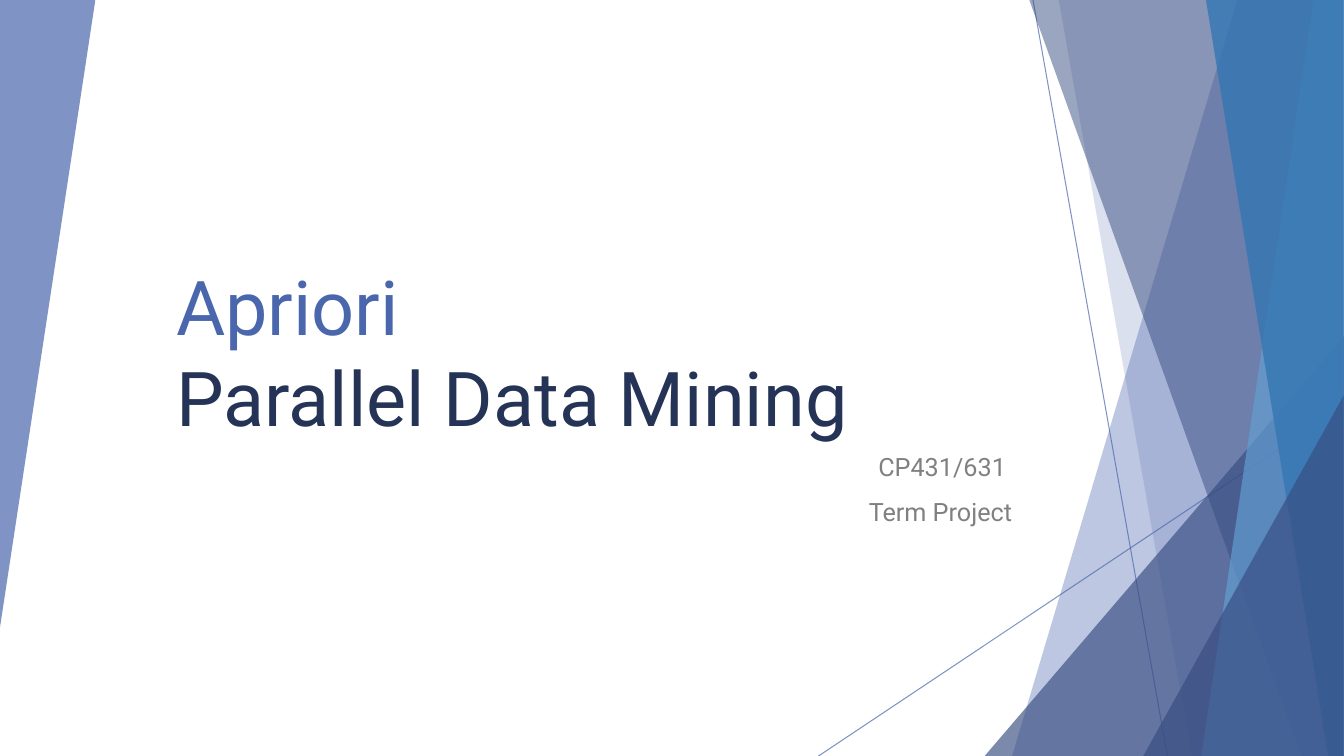
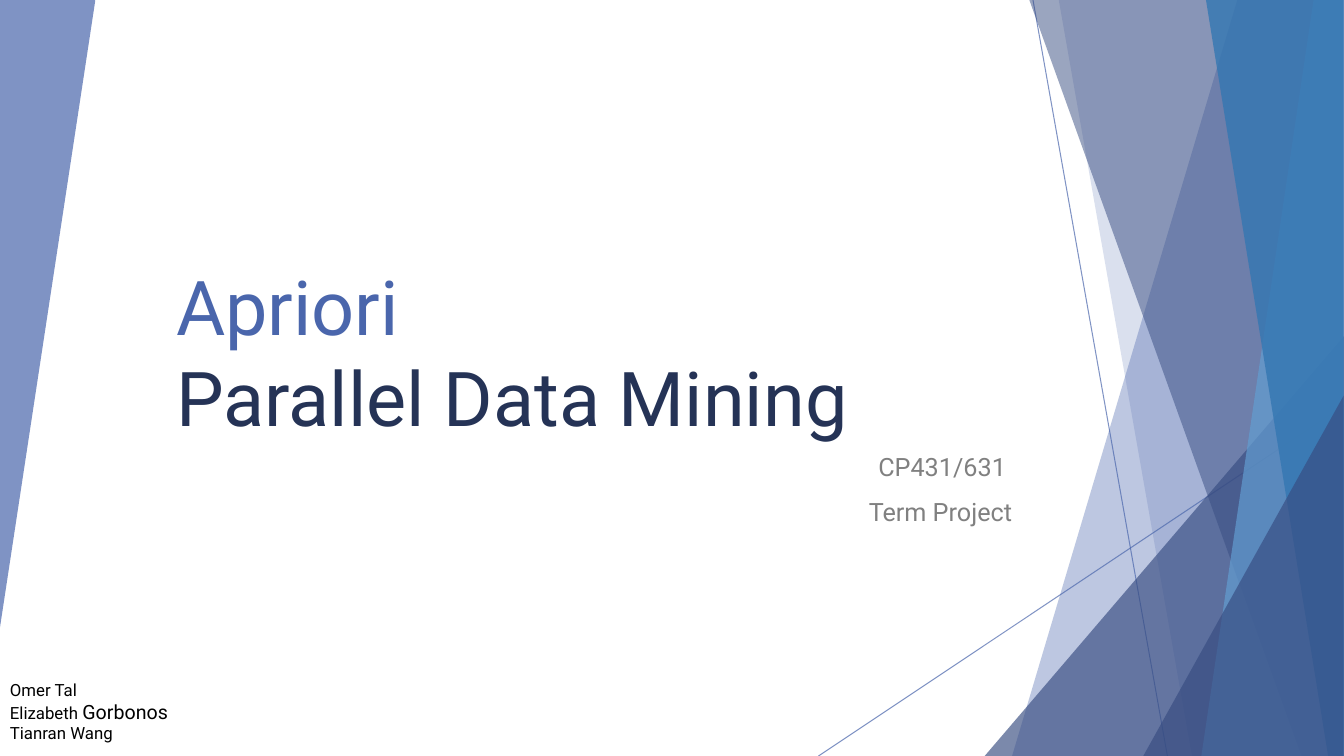
Before and after one commit to ParallelProgramming/Term-Project, a slide deck: slide 1 of Parallel Data Mining.pptx. Drawn at 1344x756 pixels with LibreOffice and Linux fonts; fonts in the diff are those of the drawing. Boxes give left, top, right and bottom in pixels: in the first picture for what was removed or moved away, otherwise in the second. Text is boxed around its words. In the diff, an @@ line names an element or a change of style, - is before the commit and + after.

```diff
--- a/Parallel Data Mining.pptx
+++ b/Parallel Data Mining.pptx
@@ text added at (10, 683, 168, 743), 12 pt, text #000000 @@
+Omer Tal
+Elizabeth Gorbonos
+Tianran Wang
```
Also in this commit, not shown: 3 other slides changed, 5 other files.
